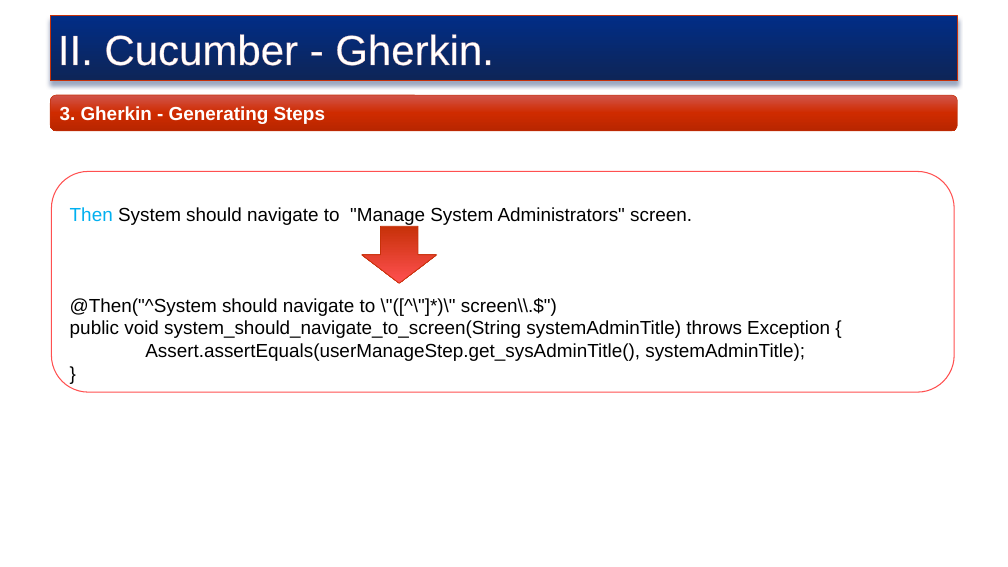
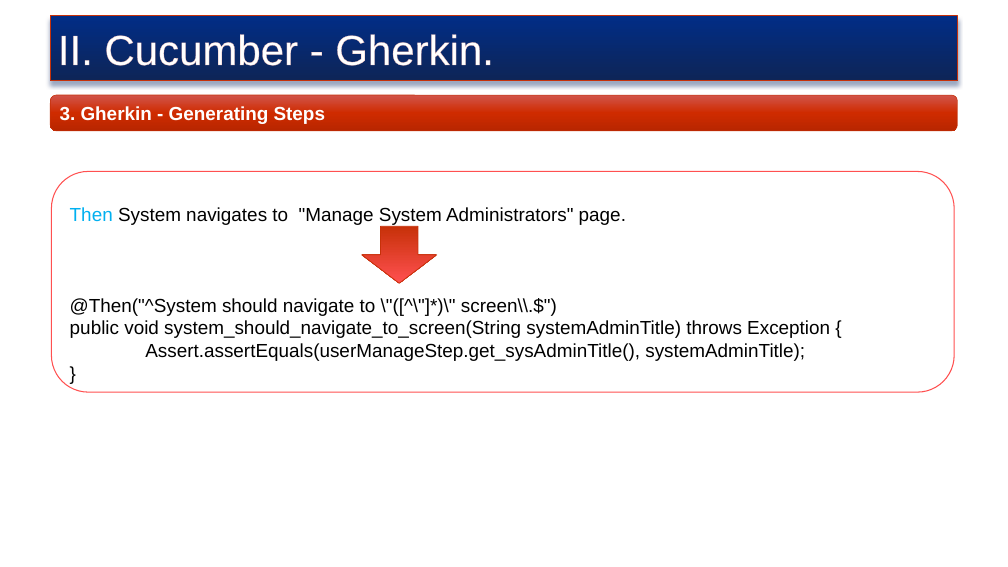
Before and after one commit to truyenkv/sharing, a slide deck: slide 16 of Sharing.pptx (slide 17 before the commit). Drawn at 1008x567 pixels with LibreOffice and Linux fonts; fonts in the diff are those of the drawing; background and template pictures are left out. Boxes give left, top, right and bottom in pixels: in the first picture for what was removed or moved away, otherwise in the second. Text is boxed around its words. In the diff, an @@ line names an element or a change of style, - is before the commit and + after.

```diff
--- a/Sharing.pptx
+++ b/Sharing.pptx
@@ text in rounded rectangle at box(70, 207, 626, 225): text changed @@
-Then System should navigate to "Manage System Administrators" screen.
+Then System navigates to "Manage System Administrators" page.
```
Also in this commit, not shown: 10 other slides changed, 1 slide added, 1 slide removed.
